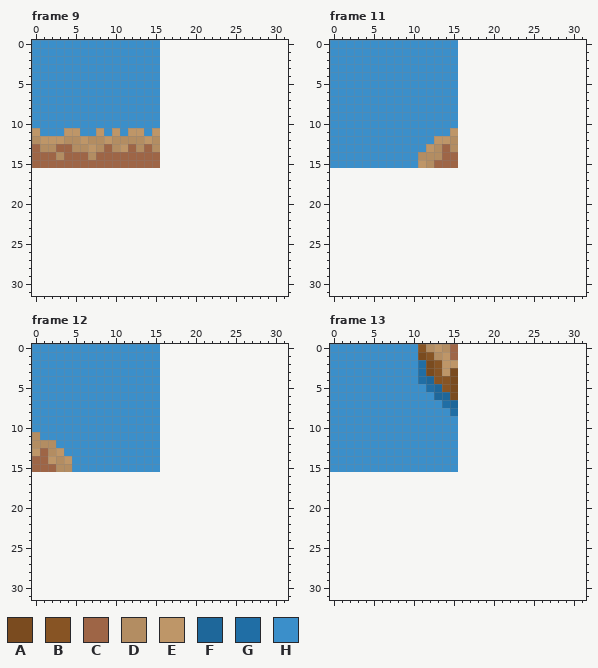
Pixel-art file -- res/images/world/ground/tiled/water.aseprite. Above is the file before it was changed.
16x16 pixels, 14 frames. Colours within 5 levels of each other are drawn and written as one. Shown: frame 9, frame 11, frame 12, frame 13. The old version is drawn lined up with the new one, on the new canvas. The commit also changed other frames, which this record leaves out.
Palette (. is transparent): A #7a4b1f  B #875424  C #9e6546  D #b38d62  E #be9668  F #1e679a  G #206ea5  H #3b8fca
Pixels before, frame 9, first column x 0:
 0 HHHHHHHHHHHHHHHH
 1 HHHHHHHHHHHHHHHH
 2 HHHHHHHHHHHHHHHH
 3 HHHHHHHHHHHHHHHH
 4 HHHHHHHHHHHHHHHH
 5 HHHHHHHHHHHHHHHH
 6 HHHHHHHHHHHHHHHH
 7 HHHHHHHHHHHHHHHH
 8 HHHHHHHHHHHHHHHH
 9 HHHHHHHHHHHHHHHH
10 HHHHHHHHHHHHHHHH
11 EHHHEEHHEHEHEEHE
12 DEEEDDEDDEDDDDED
13 CDDCCDDEDCDECDCD
14 CCCDCCCDCCCCCCCC
15 CCCCCCCCCCCCCCCC
Pixels before, frame 11, first column x 0:
 0 HHHHHHHHHHHHHHHH
 1 HHHHHHHHHHHHHHHH
 2 HHHHHHHHHHHHHHHH
 3 HHHHHHHHHHHHHHHH
 4 HHHHHHHHHHHHHHHH
 5 HHHHHHHHHHHHHHHH
 6 HHHHHHHHHHHHHHHH
 7 HHHHHHHHHHHHHHHH
 8 HHHHHHHHHHHHHHHH
 9 HHHHHHHHHHHHHHHH
10 HHHHHHHHHHHHHHHH
11 HHHHHHHHHHHHHHHE
12 HHHHHHHHHHHHHEED
13 HHHHHHHHHHHHEDCD
14 HHHHHHHHHHHDDDCC
15 HHHHHHHHHHHEDCCC
Pixels before, frame 12, first column x 0:
 0 HHHHHHHHHHHHHHHH
 1 HHHHHHHHHHHHHHHH
 2 HHHHHHHHHHHHHHHH
 3 HHHHHHHHHHHHHHHH
 4 HHHHHHHHHHHHHHHH
 5 HHHHHHHHHHHHHHHH
 6 HHHHHHHHHHHHHHHH
 7 HHHHHHHHHHHHHHHH
 8 HHHHHHHHHHHHHHHH
 9 HHHHHHHHHHHHHHHH
10 HHHHHHHHHHHHHHHH
11 DHHHHHHHHHHHHHHH
12 DDDHHHHHHHHHHHHH
13 ECDEHHHHHHHHHHHH
14 CCEDEHHHHHHHHHHH
15 CCCDDHHHHHHHHHHH
Pixels before, frame 13, first column x 0:
 0 HHHHHHHHHHHBDEDC
 1 HHHHHHHHHHHABDEC
 2 HHHHHHHHHHHGABEE
 3 HHHHHHHHHHHGABEA
 4 HHHHHHHHHHHGFBBA
 5 HHHHHHHHHHHHGFBA
 6 HHHHHHHHHHHHHFFA
 7 HHHHHHHHHHHHHHGF
 8 HHHHHHHHHHHHHHHG
 9 HHHHHHHHHHHHHHHH
10 HHHHHHHHHHHHHHHH
11 HHHHHHHHHHHHHHHH
12 HHHHHHHHHHHHHHHH
13 HHHHHHHHHHHHHHHH
14 HHHHHHHHHHHHHHHH
15 HHHHHHHHHHHHHHHH
Now the later version:
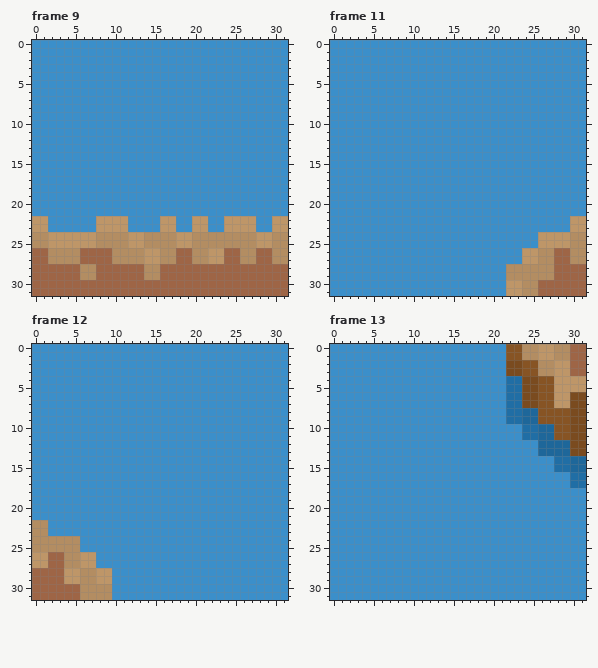
From old to new:
canvas 16x16 -> 32x32
Changed rows in their new state; - is an unchanged pixel.
Frame 9:
first column x 0:
 0 ----------------HHHHHHHHHHHHHHHH
 1 ----------------HHHHHHHHHHHHHHHH
 2 ----------------HHHHHHHHHHHHHHHH
 3 ----------------HHHHHHHHHHHHHHHH
 4 ----------------HHHHHHHHHHHHHHHH
 5 ----------------HHHHHHHHHHHHHHHH
 6 ----------------HHHHHHHHHHHHHHHH
 7 ----------------HHHHHHHHHHHHHHHH
 8 ----------------HHHHHHHHHHHHHHHH
 9 ----------------HHHHHHHHHHHHHHHH
10 ----------------HHHHHHHHHHHHHHHH
11 H---HH--H-H-HH-HHHHHHHHHHHHHHHHH
12 HHHHHHHHHHHHHHHHHHHHHHHHHHHHHHHH
13 HHHHHHHHHHHHHHHHHHHHHHHHHHHHHHHH
14 HHHHHHHHHHHHHHHHHHHHHHHHHHHHHHHH
15 HHHHHHHHHHHHHHHHHHHHHHHHHHHHHHHH
16 HHHHHHHHHHHHHHHHHHHHHHHHHHHHHHHH
17 HHHHHHHHHHHHHHHHHHHHHHHHHHHHHHHH
18 HHHHHHHHHHHHHHHHHHHHHHHHHHHHHHHH
19 HHHHHHHHHHHHHHHHHHHHHHHHHHHHHHHH
20 HHHHHHHHHHHHHHHHHHHHHHHHHHHHHHHH
21 HHHHHHHHHHHHHHHHHHHHHHHHHHHHHHHH
22 EEHHHHHHEEEEHHHHEEHHEEHHEEEEHHEE
23 EEHHHHHHEEEEHHHHEEHHEEHHEEEEHHEE
24 DDEEEEEEDDDDEEDDDDEEDDDDDDDDEEDD
25 DDEEEEEEDDDDEEDDDDEEDDDDDDDDEEDD
26 CCDDDDCCCCDDDDEEDDCCDDEECCDDCCDD
27 CCDDDDCCCCDDDDEEDDCCDDEECCDDCCDD
28 CCCCCCDDCCCCCCDDCCCCCCCCCCCCCCCC
29 CCCCCCDDCCCCCCDDCCCCCCCCCCCCCCCC
30 CCCCCCCCCCCCCCCCCCCCCCCCCCCCCCCC
31 CCCCCCCCCCCCCCCCCCCCCCCCCCCCCCCC
Frame 11:
first column x 0:
 0 ----------------HHHHHHHHHHHHHHHH
 1 ----------------HHHHHHHHHHHHHHHH
 2 ----------------HHHHHHHHHHHHHHHH
 3 ----------------HHHHHHHHHHHHHHHH
 4 ----------------HHHHHHHHHHHHHHHH
 5 ----------------HHHHHHHHHHHHHHHH
 6 ----------------HHHHHHHHHHHHHHHH
 7 ----------------HHHHHHHHHHHHHHHH
 8 ----------------HHHHHHHHHHHHHHHH
 9 ----------------HHHHHHHHHHHHHHHH
10 ----------------HHHHHHHHHHHHHHHH
11 ---------------HHHHHHHHHHHHHHHHH
12 -------------HHHHHHHHHHHHHHHHHHH
13 ------------HHHHHHHHHHHHHHHHHHHH
14 -----------HHHHHHHHHHHHHHHHHHHHH
15 -----------HHHHHHHHHHHHHHHHHHHHH
16 HHHHHHHHHHHHHHHHHHHHHHHHHHHHHHHH
17 HHHHHHHHHHHHHHHHHHHHHHHHHHHHHHHH
18 HHHHHHHHHHHHHHHHHHHHHHHHHHHHHHHH
19 HHHHHHHHHHHHHHHHHHHHHHHHHHHHHHHH
20 HHHHHHHHHHHHHHHHHHHHHHHHHHHHHHHH
21 HHHHHHHHHHHHHHHHHHHHHHHHHHHHHHHH
22 HHHHHHHHHHHHHHHHHHHHHHHHHHHHHHEE
23 HHHHHHHHHHHHHHHHHHHHHHHHHHHHHHEE
24 HHHHHHHHHHHHHHHHHHHHHHHHHHEEEEDD
25 HHHHHHHHHHHHHHHHHHHHHHHHHHEEEEDD
26 HHHHHHHHHHHHHHHHHHHHHHHHEEDDCCDD
27 HHHHHHHHHHHHHHHHHHHHHHHHEEDDCCDD
28 HHHHHHHHHHHHHHHHHHHHHHDDDDDDCCCC
29 HHHHHHHHHHHHHHHHHHHHHHDDDDDDCCCC
30 HHHHHHHHHHHHHHHHHHHHHHEEDDCCCCCC
31 HHHHHHHHHHHHHHHHHHHHHHEEDDCCCCCC
Frame 12:
first column x 0:
 0 ----------------HHHHHHHHHHHHHHHH
 1 ----------------HHHHHHHHHHHHHHHH
 2 ----------------HHHHHHHHHHHHHHHH
 3 ----------------HHHHHHHHHHHHHHHH
 4 ----------------HHHHHHHHHHHHHHHH
 5 ----------------HHHHHHHHHHHHHHHH
 6 ----------------HHHHHHHHHHHHHHHH
 7 ----------------HHHHHHHHHHHHHHHH
 8 ----------------HHHHHHHHHHHHHHHH
 9 ----------------HHHHHHHHHHHHHHHH
10 ----------------HHHHHHHHHHHHHHHH
11 H---------------HHHHHHHHHHHHHHHH
12 HHH-------------HHHHHHHHHHHHHHHH
13 HHHH------------HHHHHHHHHHHHHHHH
14 HHHHH-----------HHHHHHHHHHHHHHHH
15 HHHHH-----------HHHHHHHHHHHHHHHH
16 HHHHHHHHHHHHHHHHHHHHHHHHHHHHHHHH
17 HHHHHHHHHHHHHHHHHHHHHHHHHHHHHHHH
18 HHHHHHHHHHHHHHHHHHHHHHHHHHHHHHHH
19 HHHHHHHHHHHHHHHHHHHHHHHHHHHHHHHH
20 HHHHHHHHHHHHHHHHHHHHHHHHHHHHHHHH
21 HHHHHHHHHHHHHHHHHHHHHHHHHHHHHHHH
22 DDHHHHHHHHHHHHHHHHHHHHHHHHHHHHHH
23 DDHHHHHHHHHHHHHHHHHHHHHHHHHHHHHH
24 DDDDDDHHHHHHHHHHHHHHHHHHHHHHHHHH
25 DDDDDDHHHHHHHHHHHHHHHHHHHHHHHHHH
26 EECCDDEEHHHHHHHHHHHHHHHHHHHHHHHH
27 EECCDDEEHHHHHHHHHHHHHHHHHHHHHHHH
28 CCCCEEDDEEHHHHHHHHHHHHHHHHHHHHHH
29 CCCCEEDDEEHHHHHHHHHHHHHHHHHHHHHH
30 CCCCCCDDDDHHHHHHHHHHHHHHHHHHHHHH
31 CCCCCCDDDDHHHHHHHHHHHHHHHHHHHHHH
Frame 13:
first column x 0:
 0 -----------HHHHHHHHHHHBBDDEEDDCC
 1 -----------HHHHHHHHHHHBBDDEEDDCC
 2 -----------HHHHHHHHHHHAABBDDEECC
 3 -----------HHHHHHHHHHHAABBDDEECC
 4 -----------HHHHHHHHHHHGGAABBEEEE
 5 ------------HHHHHHHHHHGGAABBEEEE
 6 -------------HHHHHHHHHGGAABBEEAA
 7 --------------HHHHHHHHGGAABBEEAA
 8 ---------------HHHHHHHGGFFBBBBAA
 9 ----------------HHHHHHGGFFBBBBAA
10 ----------------HHHHHHHHGGFFBBAA
11 ----------------HHHHHHHHGGFFBBAA
12 ----------------HHHHHHHHHHFFFFAA
13 ----------------HHHHHHHHHHFFFFAA
14 ----------------HHHHHHHHHHHHGGFF
15 ----------------HHHHHHHHHHHHGGFF
16 HHHHHHHHHHHHHHHHHHHHHHHHHHHHHHGG
17 HHHHHHHHHHHHHHHHHHHHHHHHHHHHHHGG
18 HHHHHHHHHHHHHHHHHHHHHHHHHHHHHHHH
19 HHHHHHHHHHHHHHHHHHHHHHHHHHHHHHHH
20 HHHHHHHHHHHHHHHHHHHHHHHHHHHHHHHH
21 HHHHHHHHHHHHHHHHHHHHHHHHHHHHHHHH
22 HHHHHHHHHHHHHHHHHHHHHHHHHHHHHHHH
23 HHHHHHHHHHHHHHHHHHHHHHHHHHHHHHHH
24 HHHHHHHHHHHHHHHHHHHHHHHHHHHHHHHH
25 HHHHHHHHHHHHHHHHHHHHHHHHHHHHHHHH
26 HHHHHHHHHHHHHHHHHHHHHHHHHHHHHHHH
27 HHHHHHHHHHHHHHHHHHHHHHHHHHHHHHHH
28 HHHHHHHHHHHHHHHHHHHHHHHHHHHHHHHH
29 HHHHHHHHHHHHHHHHHHHHHHHHHHHHHHHH
30 HHHHHHHHHHHHHHHHHHHHHHHHHHHHHHHH
31 HHHHHHHHHHHHHHHHHHHHHHHHHHHHHHHH
